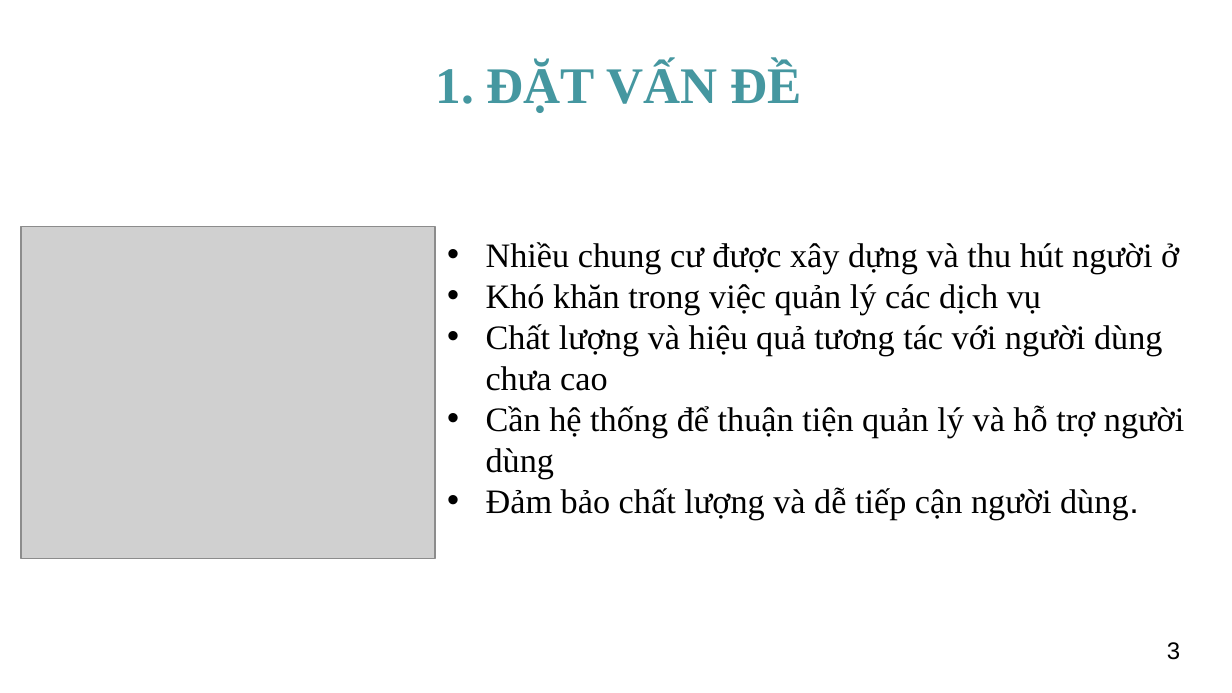
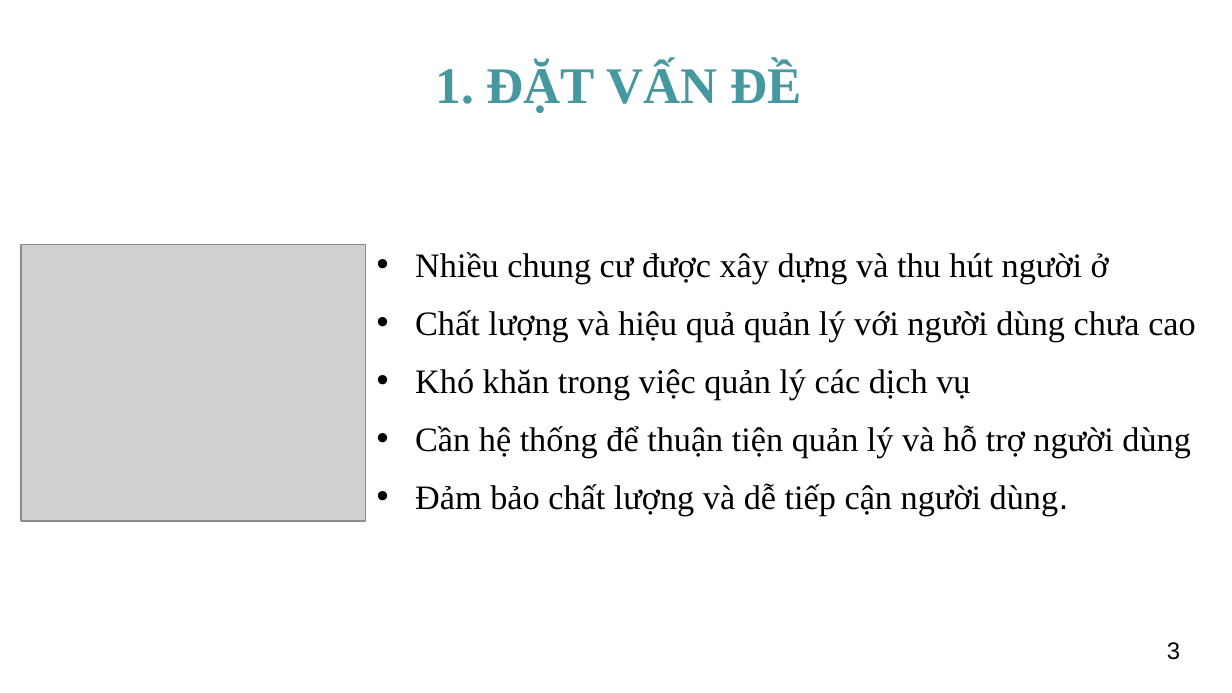
Before and after one commit to NguyenChienThangB1910143/QL_ChungCy, a slide deck: slide 3 of LCTN/B1910143_NguyenChienThang.pptx. Drawn at 1232x693 pixels with LibreOffice and Linux fonts; fonts in the diff are those of the drawing; grey boxes stand for pictures; background and template pictures are left out. Boxes give left, top, right and bottom in pixels: in the first picture for what was removed or moved away, otherwise in the second. Text is boxed around its words. In the diff, an @@ line names an element or a change of style, - is before the commit and + after.

```diff
--- a/LCTN/B1910143_NguyenChienThang.pptx
+++ b/LCTN/B1910143_NguyenChienThang.pptx
@@ text "Nhiều chung cư được xây ...": place and size @@
-text "Nhiều chung cư được xây ..." at [486,242,1184,520]
+text "Nhiều chung cư được xây ..." at [415,252,1196,516]
@@ picture: place and size @@
-picture at [21,227,435,558]
+picture at [21,245,366,521]
@@ text at [415,252,1191,516]: more space between paragraphs @@
@@ text at [415,310,1196,342]: paragraph added @@
+• Chất lượng và hiệu quả quản lý với người dùng chưa cao
@@ text at [486,324,1163,391]: paragraph removed @@
-• Chất lượng và hiệu quả tương tác với người dùng chưa cao
```
Also in this commit, not shown: 9 other slides changed, 1 slide added, 14 other files.
